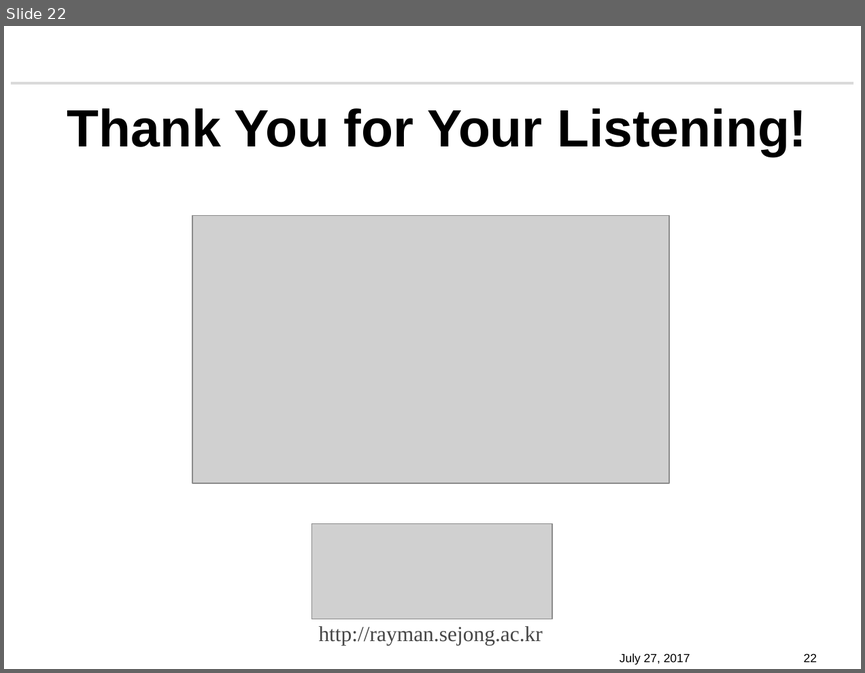
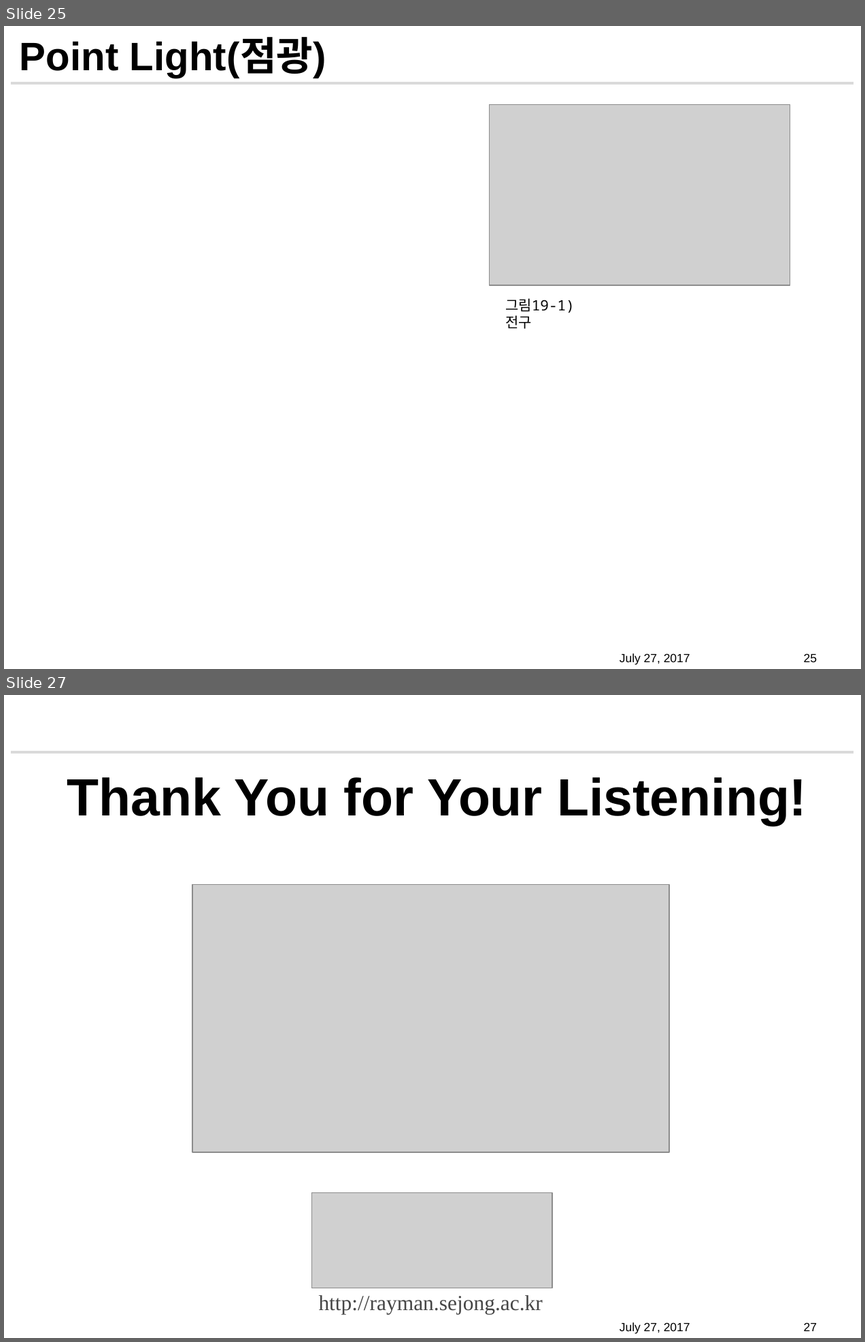
Before and after one commit to GomTangOng/Semina-Directx12, a slide deck: DX12_PROJECT/Presentation/DirectX12_CH8_조명.pptx. Shown one above the other, each under a label of ours: slide 22 before the commit, slides 25 and 27 after it; the slides between them are not shown. The pictures are 865x673 and 865x1342 pixels, drawn with LibreOffice and Linux fonts; fonts in the diff are those of the drawing; grey boxes stand for pictures; background and template pictures are left out. Boxes give left, top, right and bottom in pixels: in the first picture for what was removed or moved away, otherwise in the second. Text is boxed around its words. In the diff, an @@ line names an element or a change of style, - is before the commit and + after.

Commit message:
Fix CH8 Lighting

```diff
--- a/DX12_PROJECT/Presentation/DirectX12_CH8_조명.pptx
+++ b/DX12_PROJECT/Presentation/DirectX12_CH8_조명.pptx
@@ slide 25 added at [4,26,861,669], background #FFFFFF; not listed: 1 template element that a slide beside it also shows @@
@@ title added at [20,39,326,78], 33.3 pt, text #000000, bold @@
+Point Light(점광)
@@ picture added at [490,105,791,286] @@
@@ text added at [505,298,575,329], 12 pt, text #000000 @@
+그림19-1) 전구
@@ text added at [619,653,690,665], 10 pt, text #000000 @@
+July 27, 2017
@@ page number added at [804,653,817,662], 10 pt, text #000000 @@
+25
@@ what was slide 22 is now slide 27 @@
@@ page number at [804,1322,817,1331]: text changed @@
-22
+27
```
Also in this commit, not shown: 4 slides changed, 4 other slides added.
